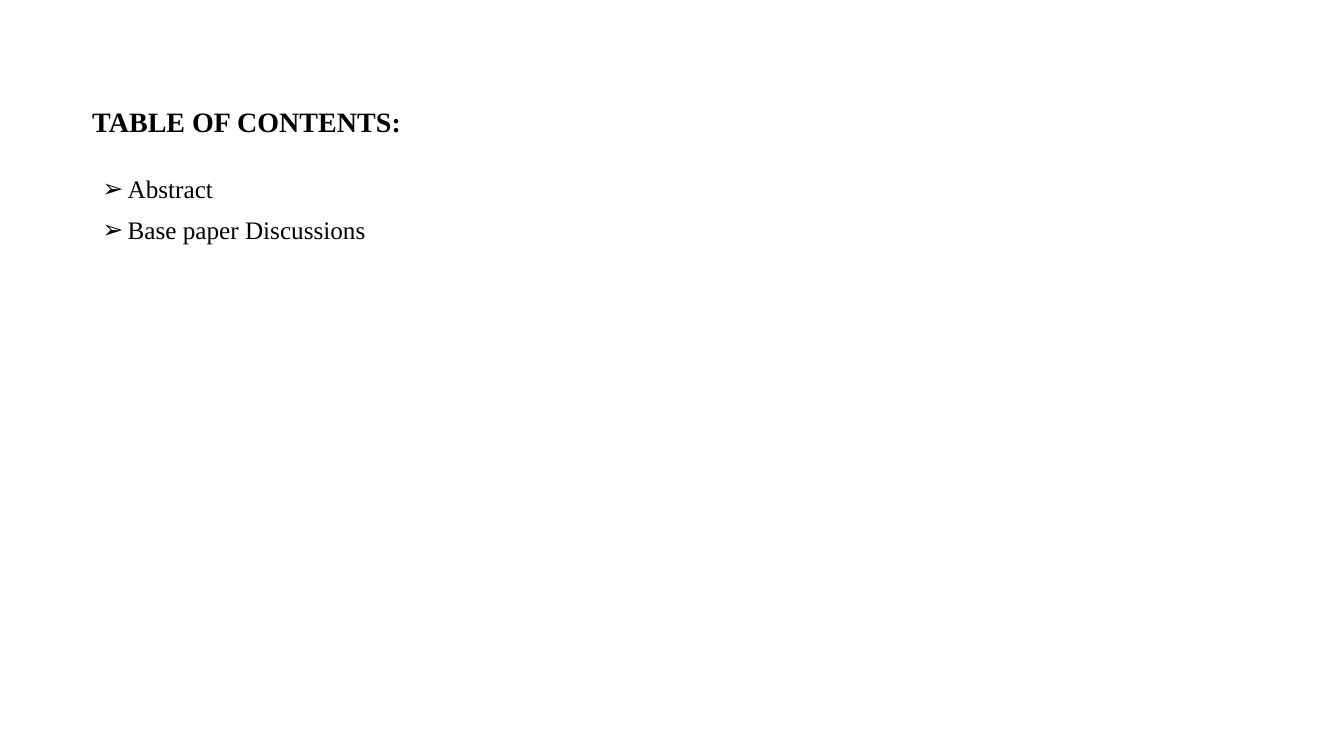
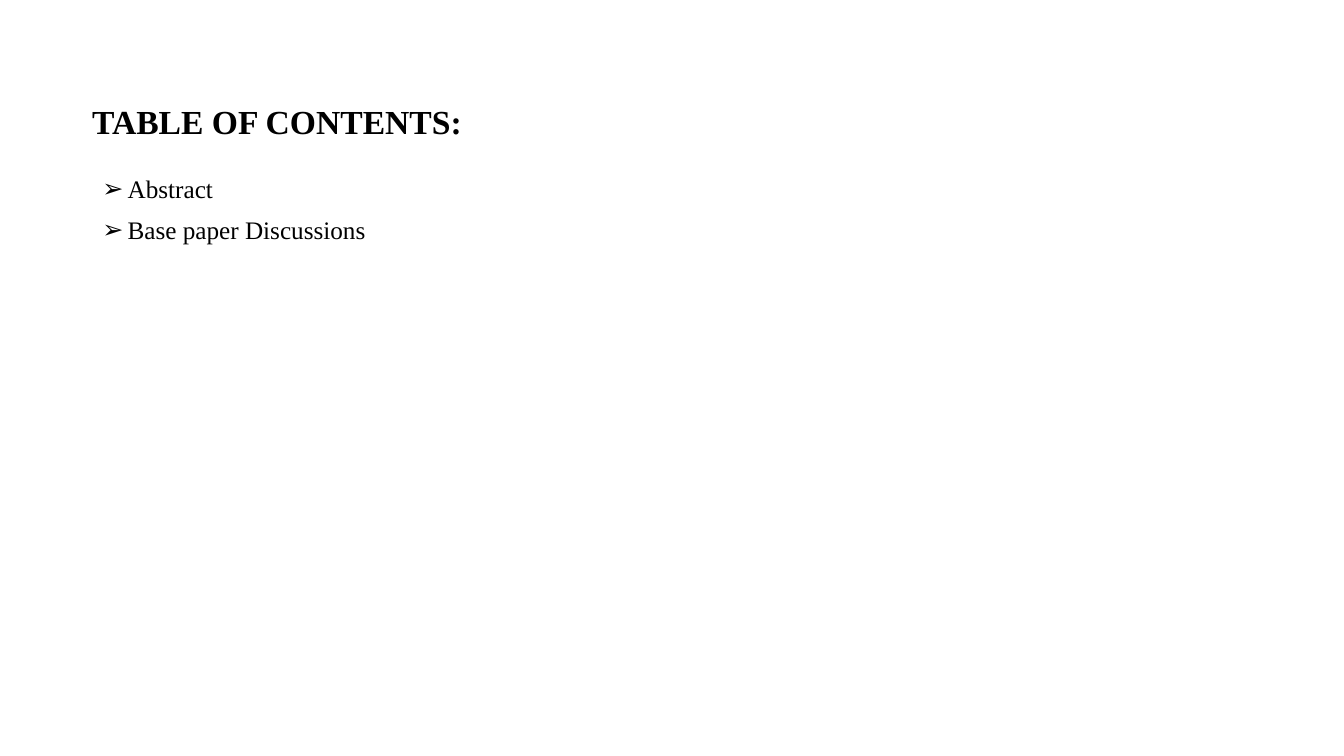
Before and after one commit to mskchaithanyaraj/C14-project-details, a slide deck: slide 2 of PPT/C14 - PPT.pptx. Drawn at 1344x756 pixels with LibreOffice and Linux fonts; fonts in the diff are those of the drawing. Boxes give left, top, right and bottom in pixels: in the first picture for what was removed or moved away, otherwise in the second. Text is boxed around its words. In the diff, an @@ line names an element or a change of style, - is before the commit and + after.

```diff
--- a/PPT/C14 - PPT.pptx
+++ b/PPT/C14 - PPT.pptx
@@ title "TABLE OF CONTENTS:" at [92, 111, 462, 135]: size 20 to 24 pt @@
```
Also in this commit, not shown: 3 other slides changed, 4 slides added, 3 slides removed, 1 other file.
